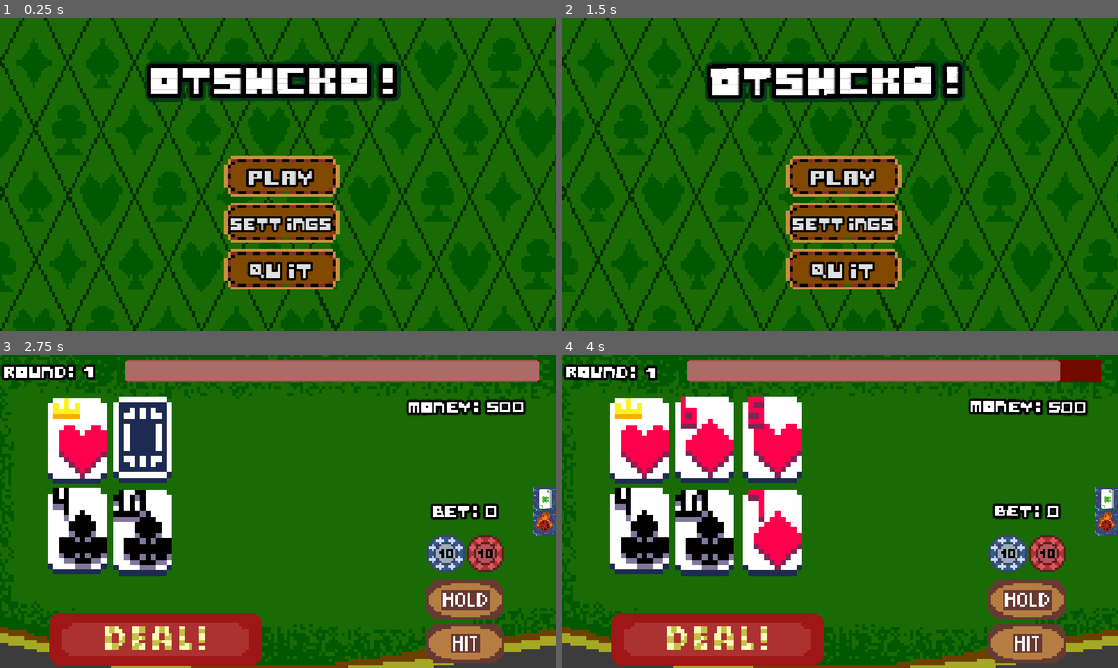
Above: before the commit, frames 1-4 (two rows, left to right).
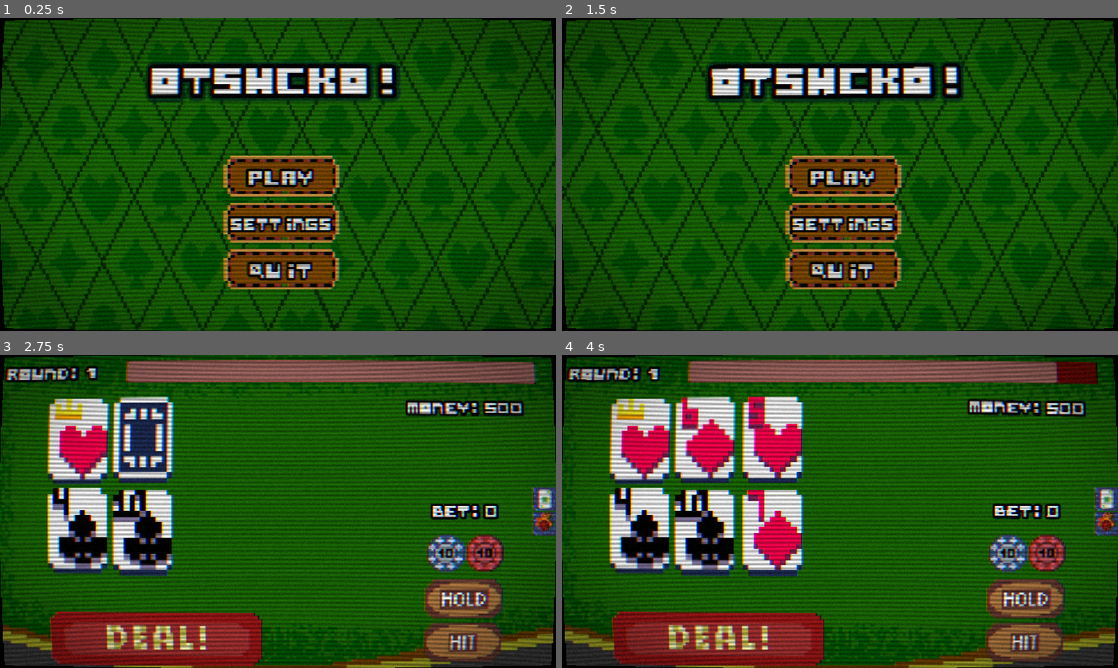
Above: after the commit, the same moments.

Repository: SraKKo/Otschko
Game: Godot game, scene res://Scenes/StartScreen.tscn
The game is run twice, just before and just after one commit, with the same random seed, the same clock (stepped at 60 frames per second) and the same inputs.
Inputs:
- Up to frame 1 (0.25 s): no input
- Up to frame 2 (1.5 s): click "SETTINGS" at 0.5 s; click "back" at 1.25 s
- Up to frame 3 (2.75 s): click "PLAY" at 2 s
- Up to frame 4 (4 s): click "HIT" at 2.75 s; click "HOLD" at 3.5 s

The runs differ from the first frame. In frame 1, 49% of the frame differs, in the area x 0-100%, y 0-100%; in frame 2, 49%; in frame 3, 56%; in frame 4, 58%.

Commit message:
dodano crt filter

Diff:
--- a/Scenes/GameOverScreen.tscn
+++ b/Scenes/GameOverScreen.tscn
@@ -7,6 +7,7 @@
 [ext_resource type="StyleBox" uid="uid://c8dxw3bxjvto3" path="res://Fonts/new_style_box_texture.tres" id="4_g28uj"]
 [ext_resource type="Texture2D" uid="uid://dt65vu60vowwr" path="res://Sprites/Buttons/buttonPressed.png" id="5_327ky"]
 [ext_resource type="Texture2D" uid="uid://lxv8cvnhcvxb" path="res://Sprites/Buttons/buttonHovered.png" id="6_ib4ei"]
+[ext_resource type="Shader" uid="uid://v8uin0c7vj5a" path="res://Scripts/CRTshader.gdshader" id="8_jii3q"]
 
 [sub_resource type="StyleBoxFlat" id="StyleBoxFlat_gpdu0"]
 bg_color = Color(0.78, 0.1872, 0.1872, 0.37254903)
@@ -55,6 +56,15 @@
 &"BOUNCE": SubResource("Animation_jii3q"),
 &"RESET": SubResource("Animation_g28uj")
 }
+
+[sub_resource type="ShaderMaterial" id="ShaderMaterial_g28uj"]
+shader = ExtResource("8_jii3q")
+shader_parameter/scanline_strength = 0.35
+shader_parameter/scanline_count = 480.0
+shader_parameter/vignette_strength = 0.25
+shader_parameter/noise_strength = 0.05
+shader_parameter/chroma_offset = 1.0
+shader_parameter/curvature = 0.018000000855
 
 [node name="GameOverScreen" type="Node2D"]
 script = ExtResource("1_ew8mo")
@@ -110,4 +120,15 @@
 }
 autoplay = "BOUNCE"
 
+[node name="CRT" type="CanvasLayer" parent="."]
+
+[node name="Rect" type="ColorRect" parent="CRT"]
+material = SubResource("ShaderMaterial_g28uj")
+anchors_preset = 15
+anchor_right = 1.0
+anchor_bottom = 1.0
+grow_horizontal = 2
+grow_vertical = 2
+mouse_filter = 2
+
 [connection signal="pressed" from="QuitButton" to="." method="_on_quit_button_pressed"]
--- a/Scenes/GameProper.tscn
+++ b/Scenes/GameProper.tscn
@@ -17,6 +17,7 @@
 [ext_resource type="LabelSettings" uid="uid://d3yiwmvq64atm" path="res://Fonts/MenuText.tres" id="14_y8fh6"]
 [ext_resource type="Texture2D" uid="uid://dt65vu60vowwr" path="res://Sprites/Buttons/buttonPressed.png" id="15_aww00"]
 [ext_resource type="Texture2D" uid="uid://lxv8cvnhcvxb" path="res://Sprites/Buttons/buttonHovered.png" id="16_s25x7"]
+[ext_resource type="Shader" uid="uid://v8uin0c7vj5a" path="res://Scripts/CRTshader.gdshader" id="18_2qxhv"]
 
 [sub_resource type="AtlasTexture" id="AtlasTexture_0hol4"]
 atlas = ExtResource("2_ln7r3")
@@ -531,6 +532,15 @@
 [sub_resource type="StyleBoxTexture" id="StyleBoxTexture_w8qwj"]
 texture = ExtResource("16_s25x7")
 
+[sub_resource type="ShaderMaterial" id="ShaderMaterial_13664"]
+shader = ExtResource("18_2qxhv")
+shader_parameter/scanline_strength = 0.35
+shader_parameter/scanline_count = 480.0
+shader_parameter/vignette_strength = 0.25
+shader_parameter/noise_strength = 0.05
+shader_parameter/chroma_offset = 1.0
+shader_parameter/curvature = 0.018000000855
+
 [node name="Node2D" type="Node2D"]
 script = ExtResource("1_266y0")
 
@@ -793,6 +803,17 @@
 text = "
 continue"
 
+[node name="CRT" type="CanvasLayer" parent="."]
+
+[node name="Rect" type="ColorRect" parent="CRT"]
+material = SubResource("ShaderMaterial_13664")
+anchors_preset = 15
+anchor_right = 1.0
+anchor_bottom = 1.0
+grow_horizontal = 2
+grow_vertical = 2
+mouse_filter = 2
+
 [connection signal="pressed" from="SplitButton" to="." method="_on_split_button_pressed"]
 [connection signal="timeout" from="RoundTime" to="." method="_on_round_time_timeout"]
 [connection signal="pressed" from="UI/PauseMenu/QuitButton" to="UI/PauseMenu" method="_on_quit_button_pressed"]
--- a/Scenes/Settings.tscn
+++ b/Scenes/Settings.tscn
@@ -6,6 +6,7 @@
 [ext_resource type="StyleBox" uid="uid://c8dxw3bxjvto3" path="res://Fonts/new_style_box_texture.tres" id="4_646k0"]
 [ext_resource type="Texture2D" uid="uid://dt65vu60vowwr" path="res://Sprites/Buttons/buttonPressed.png" id="5_efosg"]
 [ext_resource type="Texture2D" uid="uid://lxv8cvnhcvxb" path="res://Sprites/Buttons/buttonHovered.png" id="6_4eoc7"]
+[ext_resource type="Shader" uid="uid://v8uin0c7vj5a" path="res://Scripts/CRTshader.gdshader" id="7_ipgag"]
 
 [sub_resource type="StyleBoxFlat" id="StyleBoxFlat_flfri"]
 bg_color = Color(0.0935, 0.3, 0.09, 0.4)
@@ -49,6 +50,15 @@
 outline_color = Color(0, 0, 0, 1)
 shadow_size = 10
 shadow_color = Color(0.0117647, 0.192157, 0.117647, 0.823529)
+
+[sub_resource type="ShaderMaterial" id="ShaderMaterial_646k0"]
+shader = ExtResource("7_ipgag")
+shader_parameter/scanline_strength = 0.35
+shader_parameter/scanline_count = 480.0
+shader_parameter/vignette_strength = 0.25
+shader_parameter/noise_strength = 0.05
+shader_parameter/chroma_offset = 1.0
+shader_parameter/curvature = 0.018000000855
 
 [node name="Settings" type="Control"]
 layout_mode = 3
@@ -104,9 +114,9 @@
 [node name="Music" type="HSlider" parent="."]
 layout_mode = 0
 offset_left = 432.0
-offset_top = 336.0
+offset_top = 392.0
 offset_right = 632.0
-offset_bottom = 352.0
+offset_bottom = 408.0
 scale = Vector2(2, 2)
 max_value = 1.0
 step = 0.1
@@ -123,9 +133,9 @@
 [node name="Master" type="HSlider" parent="."]
 layout_mode = 0
 offset_left = 432.0
-offset_top = 232.0
+offset_top = 288.0
 offset_right = 632.0
-offset_bottom = 280.0
+offset_bottom = 336.0
 scale = Vector2(2, 2)
 max_value = 1.0
 step = 0.1
@@ -142,9 +152,9 @@
 [node name="SFX" type="HSlider" parent="."]
 layout_mode = 0
 offset_left = 432.0
-offset_top = 416.0
+offset_top = 472.0
 offset_right = 632.0
-offset_bottom = 432.0
+offset_bottom = 488.0
 scale = Vector2(2, 2)
 max_value = 1.0
 step = 0.1
@@ -163,8 +173,39 @@
 text = "sfx volume"
 label_settings = SubResource("LabelSettings_i10pe")
 
+[node name="CRTFilter" type="CheckButton" parent="."]
+layout_mode = 0
+offset_left = 639.99994
+offset_top = 192.99998
+offset_right = 683.99994
+offset_bottom = 216.99998
+scale = Vector2(3.59, 3.59)
+button_pressed = true
+
+[node name="Label" type="Label" parent="CRTFilter"]
+layout_mode = 0
+offset_left = -71.30917
+offset_top = 10.863514
+offset_right = 45.690826
+offset_bottom = 33.863514
+scale = Vector2(0.64, 0.64)
+text = "CRT filter"
+label_settings = SubResource("LabelSettings_i10pe")
+
+[node name="CRT" type="CanvasLayer" parent="."]
+
+[node name="Rect" type="ColorRect" parent="CRT"]
+material = SubResource("ShaderMaterial_646k0")
+anchors_preset = 15
+anchor_right = 1.0
+anchor_bottom = 1.0
+grow_horizontal = 2
+grow_vertical = 2
+mouse_filter = 2
+
 [connection signal="pressed" from="Back" to="." method="_on_back_pressed"]
 [connection signal="toggled" from="Fullscreen" to="." method="_on_fullscreen_toggled"]
 [connection signal="changed" from="Music" to="." method="_on_music_changed"]
 [connection signal="changed" from="Master" to="." method="_on_master_changed"]
 [connection signal="changed" from="SFX" to="." method="_on_sfx_changed"]
+[connection signal="toggled" from="CRTFilter" to="." method="_on_crt_filter_toggled"]
--- a/Scenes/StartScreen.tscn
+++ b/Scenes/StartScreen.tscn
@@ -8,6 +8,7 @@
 [ext_resource type="Texture2D" uid="uid://lxv8cvnhcvxb" path="res://Sprites/Buttons/buttonHovered.png" id="4_ey7n4"]
 [ext_resource type="StyleBox" uid="uid://c8dxw3bxjvto3" path="res://Fonts/new_style_box_texture.tres" id="4_kehkj"]
 [ext_resource type="Texture2D" uid="uid://dt65vu60vowwr" path="res://Sprites/Buttons/buttonPressed.png" id="5_6mw8b"]
+[ext_resource type="Shader" uid="uid://v8uin0c7vj5a" path="res://Scripts/CRTshader.gdshader" id="9_anxsw"]
 
 [sub_resource type="Theme" id="Theme_2qxhv"]
 
@@ -95,6 +96,15 @@
 &"TitleBounce": SubResource("Animation_ogpyo")
 }
 
+[sub_resource type="ShaderMaterial" id="ShaderMaterial_ogpyo"]
+shader = ExtResource("9_anxsw")
+shader_parameter/scanline_strength = 0.35
+shader_parameter/scanline_count = 480.0
+shader_parameter/vignette_strength = 0.25
+shader_parameter/noise_strength = 0.05
+shader_parameter/chroma_offset = 1.0
+shader_parameter/curvature = 0.018000000855
+
 [node name="StartScreen" type="Node2D"]
 script = ExtResource("1_6mw8b")
 
@@ -168,6 +178,17 @@
 autoplay = "TitleBounce"
 speed_scale = 0.711
 
+[node name="CRT" type="CanvasLayer" parent="."]
+
+[node name="Rect" type="ColorRect" parent="CRT"]
+material = SubResource("ShaderMaterial_ogpyo")
+anchors_preset = 15
+anchor_right = 1.0
+anchor_bottom = 1.0
+grow_horizontal = 2
+grow_vertical = 2
+mouse_filter = 2
+
 [connection signal="pressed" from="Play" to="." method="_on_play_pressed"]
 [connection signal="pressed" from="Settings" to="." method="_on_settings_pressed"]
 [connection signal="pressed" from="Quit" to="." method="_on_quit_pressed"]
--- /dev/null
+++ b/Scripts/CRTshader.gdshader
@@ -0,0 +1,54 @@
+shader_type canvas_item;
+
+uniform sampler2D SCREEN_TEXTURE : hint_screen_texture, filter_linear_mipmap;
+
+uniform float scanline_strength : hint_range(0.0, 1.0) = 0.35;
+uniform float scanline_count : hint_range(120.0, 1200.0) = 480.0;
+
+uniform float vignette_strength : hint_range(0.0, 1.0) = 0.25;
+uniform float noise_strength : hint_range(0.0, 1.0) = 0.05;
+
+uniform float chroma_offset : hint_range(0.0, 5.0) = 1.0;
+uniform float curvature : hint_range(0.0, 0.3) = 0.08;
+
+float rand(vec2 co) {
+	return fract(sin(dot(co, vec2(12.9898, 78.233))) * 43758.5453);
+}
+
+void fragment() {
+	vec2 uv = SCREEN_UV;
+
+	// Curvature
+	vec2 c = uv * 2.0 - 1.0;
+	vec2 cc = c * (1.0 + curvature * (c.yx * c.yx));
+	uv = (cc * 0.5 + 0.5);
+
+	vec3 col = vec3(0.0);
+	bool inside = (uv.x >= 0.0 && uv.x <= 1.0 && uv.y >= 0.0 && uv.y <= 1.0);
+
+	if (inside) {
+		// Chromatic aberration
+		vec2 off = chroma_offset * SCREEN_PIXEL_SIZE;
+
+		float r = texture(SCREEN_TEXTURE, uv + vec2(off.x, 0.0)).r;
+		float g = texture(SCREEN_TEXTURE, uv).g;
+		float b = texture(SCREEN_TEXTURE, uv - vec2(off.x, 0.0)).b;
+		col = vec3(r, g, b);
+
+		// Scanlines
+		float scan = sin(uv.y * scanline_count * 3.14159);
+		float scan_mask = mix(1.0, 0.5 + 0.5 * scan, scanline_strength);
+		col *= scan_mask;
+
+		// Vignette
+		vec2 dv = uv - 0.5;
+		float vig = 1.0 - vignette_strength * smoothstep(0.2, 0.75, dot(dv, dv) * 1.8);
+		col *= vig;
+
+		// Noise
+		float n = rand(uv * vec2(1920.0, 1080.0) + TIME);
+		col += (n - 0.5) * noise_strength;
+	}
+
+	COLOR = vec4(col, 1.0);
+}
--- a/Scripts/Game.gd
+++ b/Scripts/Game.gd
@@ -45,10 +45,14 @@
 @onready var trinkets_root: Node = $Trinkets
 
 @onready var pause_menu: Control = $UI/PauseMenu
+@onready var crt_rect: ColorRect = $CRT/Rect
+
 
 const CARD_BACK = 52
 
 func _ready():
+	SettingsMenager.apply_crt(crt_rect)
+
 	deck = Deck.new()
 	deck.reset_deck()
 
--- a/Scripts/SettingsManager.gd
+++ b/Scripts/SettingsManager.gd
@@ -7,6 +7,8 @@
 var master: float = 1.0
 var music: float = 1.0
 var sfx: float = 1.0
+var crt_enabled: bool = true
+
 
 func _ready():
 	load_settings()
@@ -44,6 +46,7 @@
 	cfg.set_value("audio", "master", master)
 	cfg.set_value("audio", "music", music)
 	cfg.set_value("audio", "sfx", sfx)
+	cfg.set_value("video", "crt_enabled", crt_enabled)
 	cfg.save(PATH)
 
 func load_settings():
@@ -55,3 +58,9 @@
 	master = float(cfg.get_value("audio", "master", master))
 	music = float(cfg.get_value("audio", "music", music))
 	sfx = float(cfg.get_value("audio", "sfx", sfx))
+	crt_enabled = bool(cfg.get_value("video", "crt_enabled", crt_enabled))
+
+func apply_crt(rect: ColorRect):
+	if rect == null:
+		return
+	rect.visible = crt_enabled
--- a/Scripts/StartScreen.gd
+++ b/Scripts/StartScreen.gd
@@ -3,6 +3,12 @@
 @onready var PlayButton: Button = $Play
 @onready var SettingsButton: Button = $Settings
 @onready var QuitButton: Button = $Quit
+@onready var crt_rect: ColorRect = $CRT/Rect
+
+
+func _ready() -> void:
+	SettingsMenager.apply_crt(crt_rect)
+
 
 func _on_play_pressed():
 	get_tree().change_scene_to_file("res://Scenes/GameProper.tscn")
--- a/Scripts/game_over_screen.gd
+++ b/Scripts/game_over_screen.gd
@@ -1,10 +1,11 @@
 extends Node2D
+@onready var crt_rect: ColorRect = $CRT/Rect
+
 
 
 # Called when the node enters the scene tree for the first time.
 func _ready() -> void:
-	pass # Replace with function body.
-
+	SettingsMenager.apply_crt(crt_rect)
 
 
 
--- a/Scripts/settings.gd
+++ b/Scripts/settings.gd
@@ -5,8 +5,18 @@
 @onready var music_slider: HSlider = $Music
 @onready var sfx_slider: HSlider = $SFX
 @onready var back_button: Button = $Back
+@onready var crt_rect: ColorRect = $CRT/Rect
+@onready var crt_toggle: CheckButton = $CRTFilter
+
+
 
 func _ready():
+	SettingsMenager.apply_crt(crt_rect)
+
+	crt_toggle.button_pressed = SettingsMenager.crt_enabled
+	crt_toggle.toggled.connect(_on_crt_filter_toggled)
+
+
 	# wypełnij UI wartościami z SettingsManager
 	fullscreen_toggle.button_pressed = SettingsMenager.fullscreen
 	master_slider.value = SettingsMenager.master
@@ -41,3 +51,7 @@
 
 func _on_back_pressed():
 	get_tree().change_scene_to_file("res://Scenes/StartScreen.tscn")
+
+func _on_crt_filter_toggled(_toggled_on: bool) -> void:
+	SettingsMenager.crt_enabled = true
+	SettingsMenager.save_settings()
Not shown: 1 places in Scenes/GameOverScreen.tscn that only renumber resources
Not shown: 1 places in Scenes/GameProper.tscn that only renumber resources
Not shown: 1 places in Scenes/Settings.tscn that only renumber resources
Not shown: 1 places in Scenes/StartScreen.tscn that only renumber resources
Not shown, added: Scripts/CRTshader.gdshader.uid
